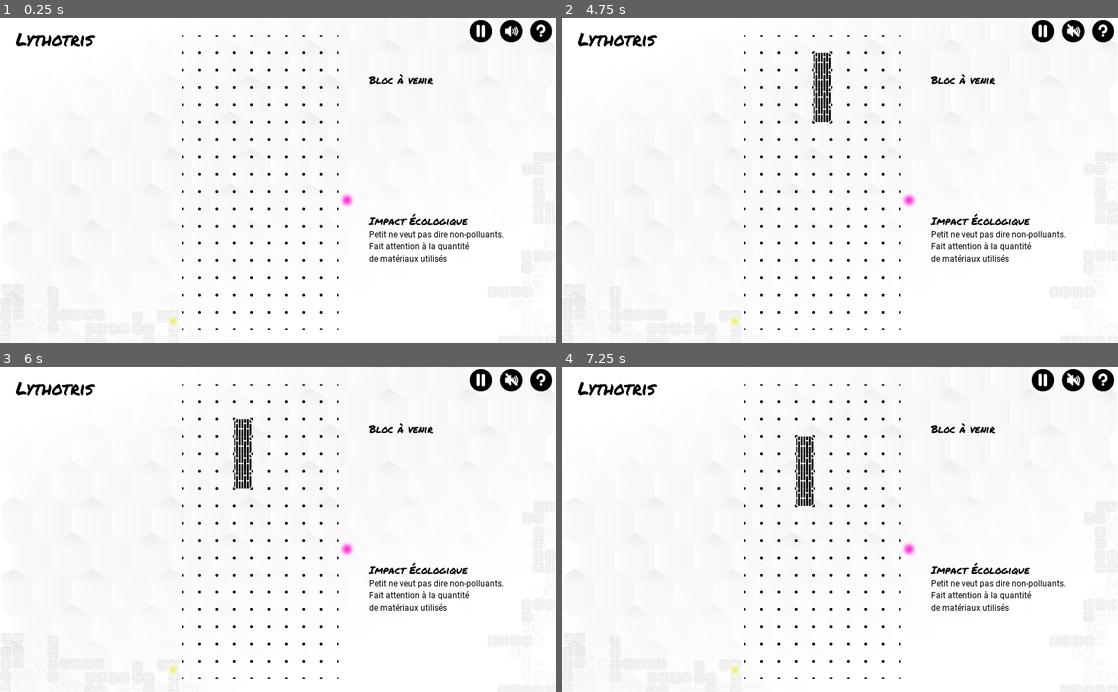
Above: before the commit, frames 1-4 (two rows, left to right).
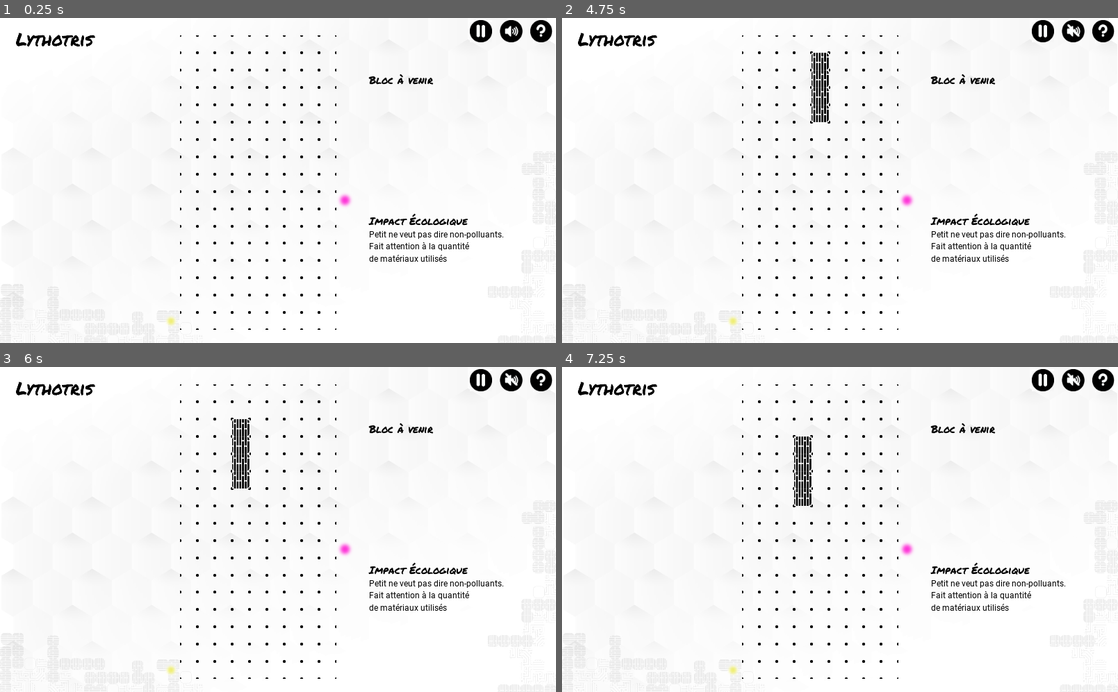
Above: after the commit, the same moments.

Repository: Henry38/Lithotris
Game: Godot game, scene res://scenes/Gameplay.tscn
Same seed, same stepped clock (60 frames per second), same inputs: the game is played once before the commit and once after it.
Inputs (mouse positions are in pixels of both pictures, inside the frame that each line leads up to):
- Up to frame 1 (0.25 s): no input
- Up to frame 2 (4.75 s): tap Enter at 0.5, 4.25 s; move the mouse to (962, 164) at 0.52 s; hold D (move_right) 0.53-1.25 s; hold Shift (lithography_power_up) 0.53-1.25 s; click (962, 164) at 0.67 s; click (1040, 31) at 1.25 s; click (1073, 31) at 2 s; click (1101, 31) at 2.75 s; tap Space at 3.5 s; move the mouse to (728, 196) at 3.52 s; hold S (move_down) 3.53-4.28 s; tap Shift (lithography_power_up) at 3.6 s; click (728, 196) at 3.67 s; move the mouse to (895, 109) at 4.27 s; hold D (move_right) from 4.28 s (still down); hold Shift (lithography_power_up) from 4.28 s (still down); click (895, 109) at 4.42 s
- Up to frame 3 (6 s): tap Space at 5 s; move the mouse to (250, 594) at 5.02 s; release Shift (lithography_power_up) at 5.03 s; tap Shift (lithography_power_up) at 5.1 s; click (250, 594) at 5.17 s; move the mouse to (444, 578) at 5.77 s; release D (move_right) at 5.78 s; hold Q (move_left) from 5.78 s (still down); hold Shift (lithography_power_up) from 5.78 s (still down); click (444, 578) at 5.92 s
- Up to frame 4 (7.25 s): keep holding Q (move_left); tap Enter at 6.5 s; move the mouse to (673, 480) at 6.52 s; release Shift (lithography_power_up) at 6.53 s; tap Shift (lithography_power_up) at 6.6 s; click (673, 480) at 6.67 s

The runs differ from the first frame. In frame 1, 1.1% of the frame differs, in the area x 29-64%, y 5-96%; in frame 2, 1.6%; in frame 3, 1.6%; in frame 4, 1.6%.

Commit message:
correct lythography

Diff:
--- a/scenes/Gameplay.tscn
+++ b/scenes/Gameplay.tscn
@@ -21,7 +21,7 @@
 centered = false
 
 [node name="Grid" parent="." instance=ExtResource( 2 )]
-position = Vector2( 302.975, 0 )
+position = Vector2( 300, 0 )
 
 [node name="HUBButtons" parent="." instance=ExtResource( 3 )]
 
--- a/scripts/TileMap.gd
+++ b/scripts/TileMap.gd
@@ -67,7 +67,7 @@
 			removeResin()
 			$timer.set_paused(false)
 		elif event is InputEventMouseButton and event.pressed:
-			var cx = int(event.position.x / (self.cell_size.x * self.scale.x))
+			var cx = int((event.position.x - 300) / (self.cell_size.x * self.scale.x))
 			var cy = int(event.position.y / (self.cell_size.y * self.scale.y))
 
 			for r in resin_blocks:
